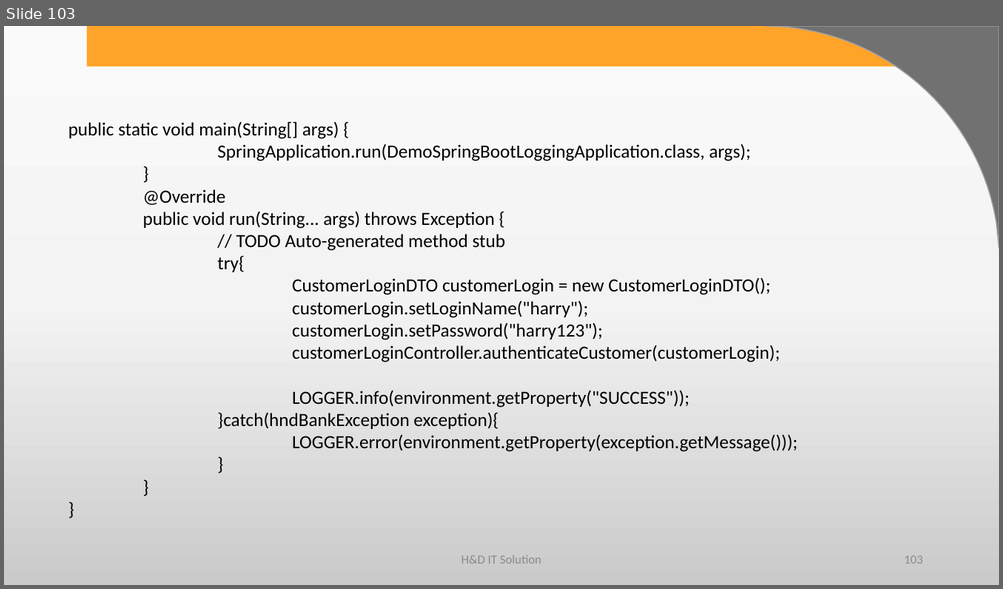
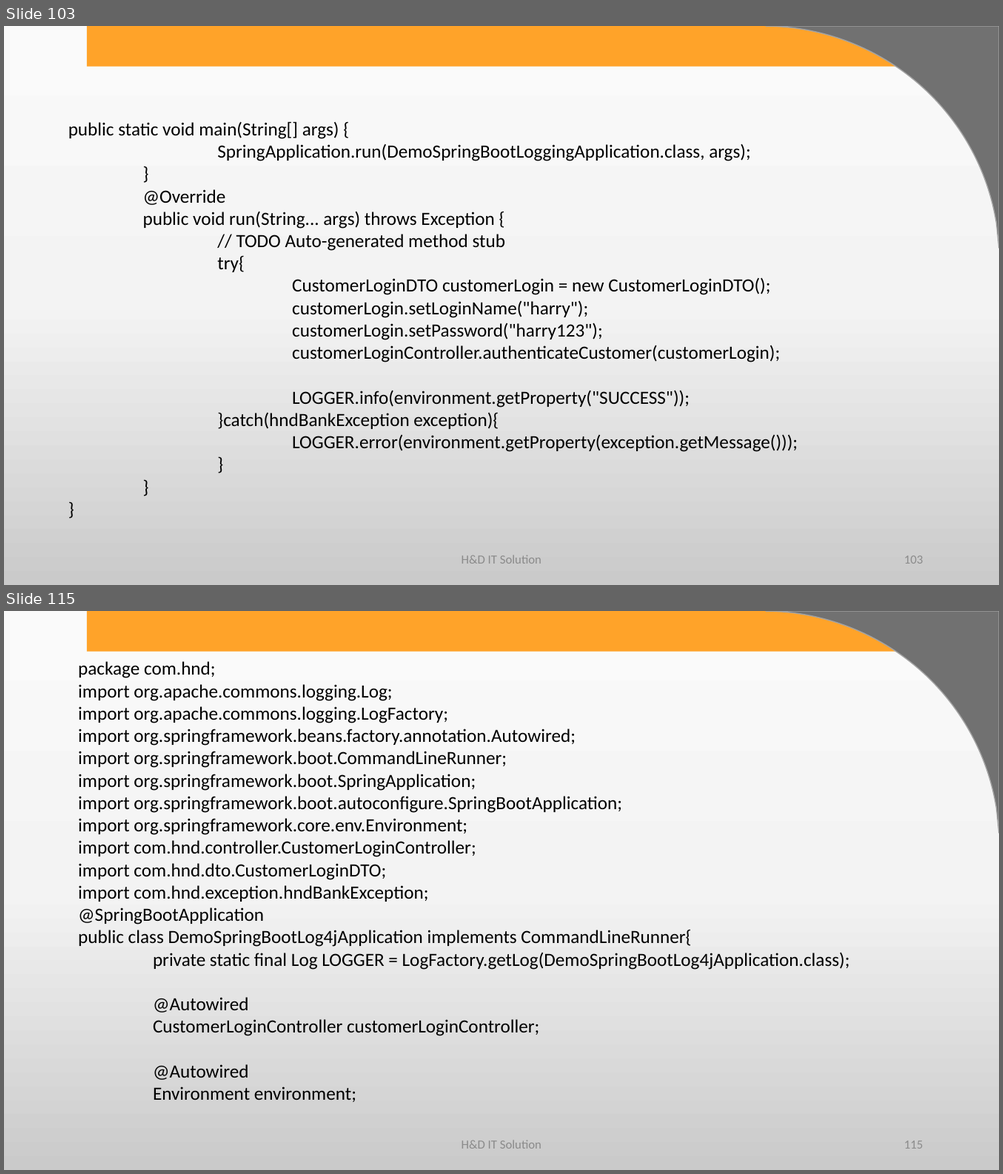
Before and after one commit to harshadasawant/spring_boot1, a slide deck: infinite/src/main/ppt/spring with service layer.pptx. Shown one above the other, each under a label of ours: slide 103 before the commit, slides 103 and 115 after it; the slides between them are not shown. The pictures are 1003x589 and 1003x1174 pixels, drawn with LibreOffice and Linux fonts; fonts in the diff are those of the drawing; background and template pictures are left out. Boxes give left, top, right and bottom in pixels: in the first picture for what was removed or moved away, otherwise in the second. Text is boxed around its words. In the diff, an @@ line names an element or a change of style, - is before the commit and + after.

Commit message:
few more changes for logging

```diff
--- a/infinite/src/main/ppt/spring with service layer.pptx
+++ b/infinite/src/main/ppt/spring with service layer.pptx
@@ slide 115 added at [4,611,999,1170], background gradient #FBFBFB to #F4F4F4 to #CBCBCB; not listed: 2 template elements that a slide beside it also shows @@
@@ text added at [78,661,850,1102], 18 pt, text #000000 @@
+package com.hnd;
+import org.apache.commons.logging.Log;
+import org.apache.commons.logging.LogFactory;
+import org.springframework.beans.factory.annotation.Autowired;
+import org.springframework.boot.CommandLineRunner;
+import org.springframework.boot.SpringApplication;
+import org.springframework.boot.autoconfigure.SpringBootApplication;
+import org.springframework.core.env.Environment;
+import com.hnd.controller.CustomerLoginController;
+import com.hnd.dto.CustomerLoginDTO;
+import com.hnd.exception.hndBankException;
+@SpringBootApplication
+public class DemoSpringBootLog4jApplication implements CommandLineRunner{
+private static final Log LOGGER = LogFactory.getLog(DemoSpringBootLog4jApplication.class);
+@Autowired
+CustomerLoginController customerLoginController;
+@Autowired
+Environment environment;
@@ text added at [461,1141,541,1149], 12 pt, text #8C8C8C @@
+H&D IT Solution
@@ page number added at [904,1141,922,1149], 12 pt, text #8C8C8C @@
+115
```
Also in this commit, not shown: 12 other slides added, 3 other files.
